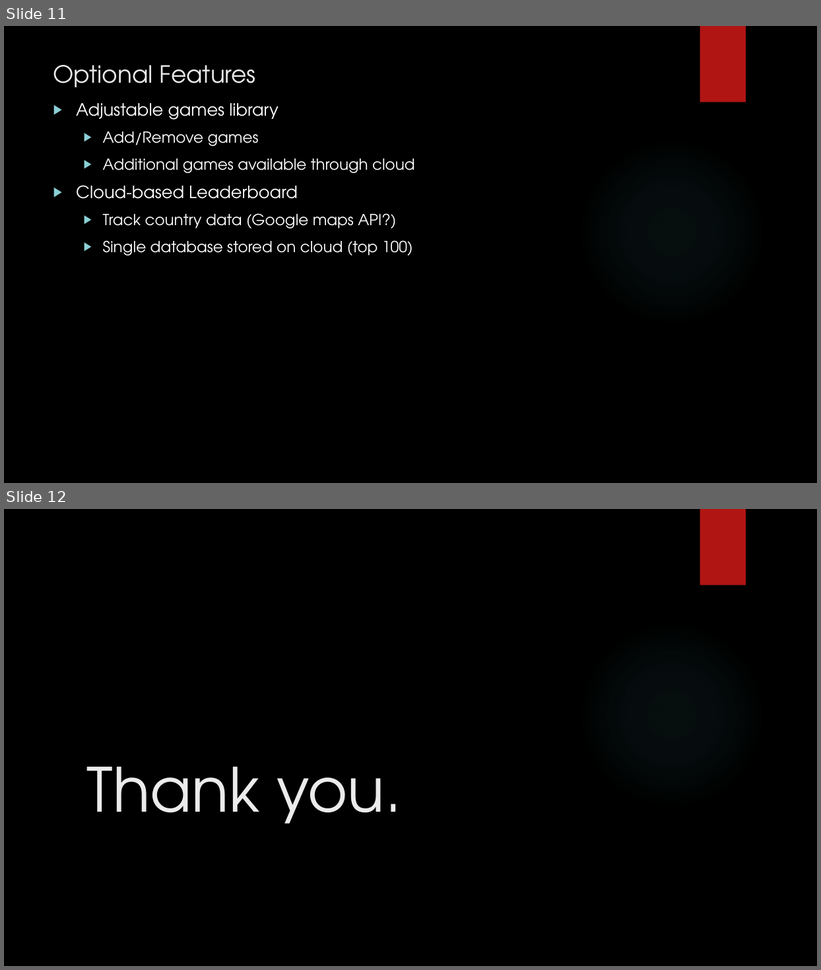
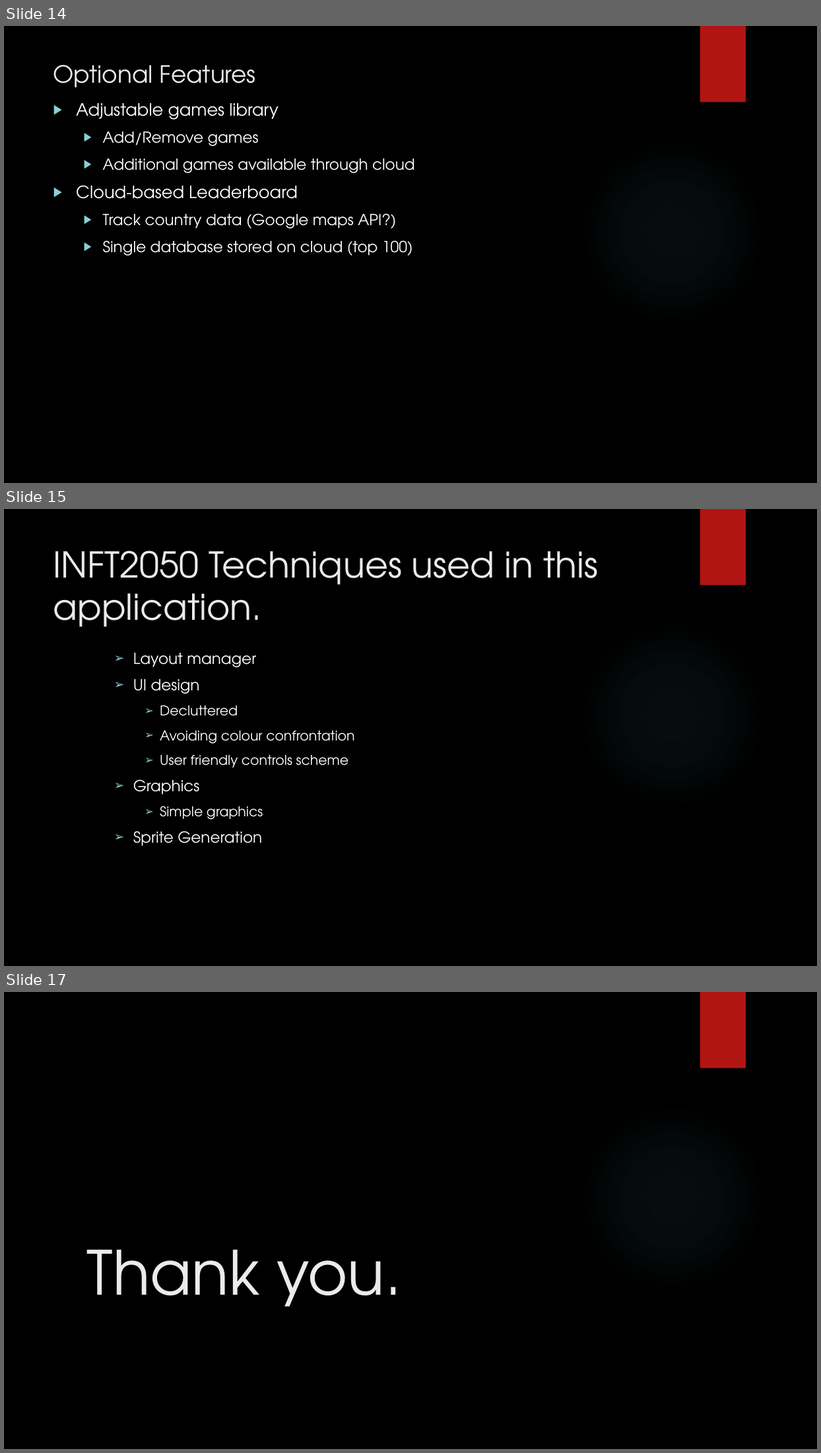
Before and after one commit to IgnitionOrk/SCaR_Arcade, a slide deck: SCaRArcade.pptx. Shown one above the other, each under a label of ours: slides 11 and 12 before the commit, slides 14, 15 and 17 after it; the slides between them are not shown. The pictures are 821x970 and 821x1453 pixels, drawn with LibreOffice and Linux fonts; fonts in the diff are those of the drawing; background and template pictures are left out. Boxes give left, top, right and bottom in pixels: in the first picture for what was removed or moved away, otherwise in the second. Text is boxed around its words. In the diff, an @@ line names an element or a change of style, - is before the commit and + after.

```diff
--- a/SCaRArcade.pptx
+++ b/SCaRArcade.pptx
@@ slide 15 added at bbox=[4, 509, 817, 966], background picture (left out); not listed: 2 template elements that a slide beside it also shows @@
@@ title added at bbox=[54, 551, 598, 627], 42 pt, text #EBEBEB @@
+INFT2050 Techniques used in this application.
@@ text added at bbox=[133, 653, 354, 846], 16 pt, text #FFFFFF @@
+  ➢ Layout manager
+  ➢ UI design
+    ➢ Decluttered
+    ➢ Avoiding colour confrontation
+    ➢ User friendly controls scheme
+  ➢ Graphics
+    ➢ Simple graphics
+  ➢ Sprite Generation
@@ what was slide 11 is now slide 14 @@
@@ what was slide 12 is now slide 17 @@
```
Also in this commit, not shown: 7 slides changed, 4 other slides added.
